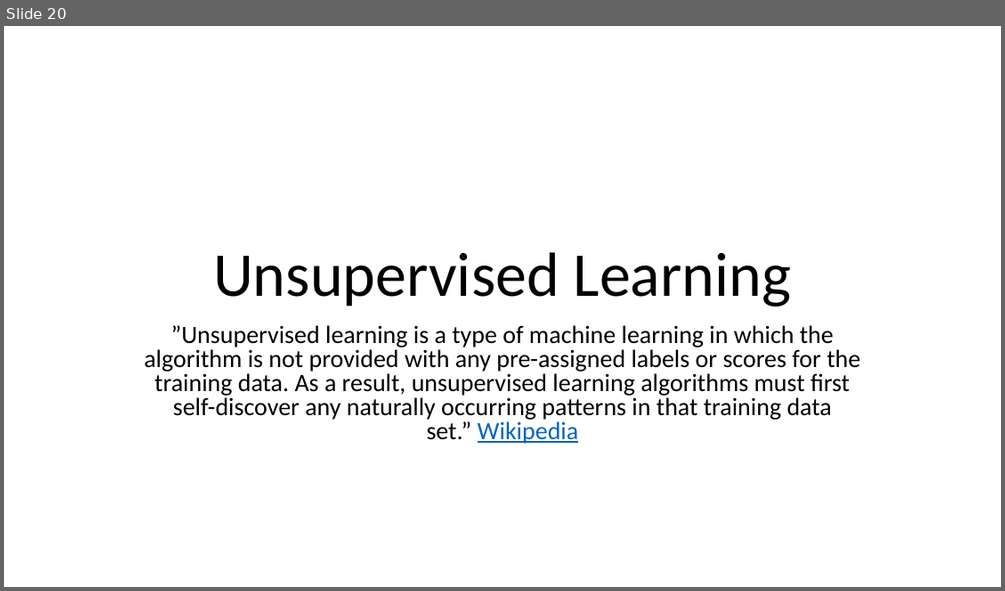
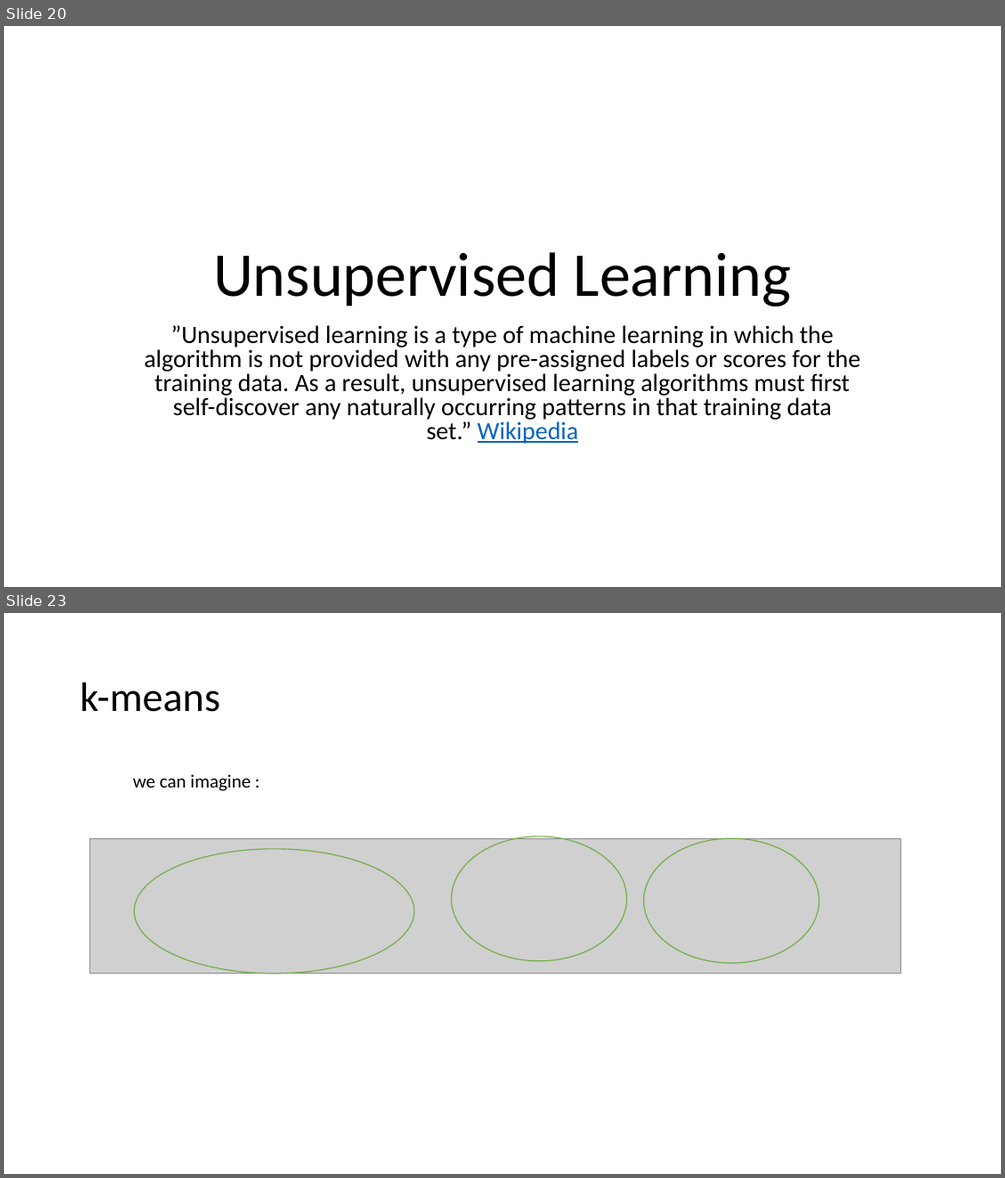
Before and after one commit to alfredofonseca/Python_ML_AFJ_DEMO, a slide deck: afj_ml_demo.pptx. Shown one above the other, each under a label of ours: slide 20 before the commit, slides 20 and 23 after it; the slides between them are not shown. The pictures are 1005x591 and 1005x1178 pixels, drawn with LibreOffice and Linux fonts; fonts in the diff are those of the drawing; grey boxes stand for pictures. Boxes give left, top, right and bottom in pixels: in the first picture for what was removed or moved away, otherwise in the second. Text is boxed around its words. In the diff, an @@ line names an element or a change of style, - is before the commit and + after.

```diff
--- a/afj_ml_demo.pptx
+++ b/afj_ml_demo.pptx
@@ slide 23 added at bbox=[4, 613, 1001, 1174], background #FFFFFF @@
@@ title added at bbox=[80, 682, 220, 712], 39.6 pt, text #000000 @@
+k-means
@@ text added at bbox=[133, 774, 251, 791], 18 pt, text #000000 @@
+we can imagine :
@@ picture added at bbox=[90, 838, 901, 973] @@
@@ ellipse added at bbox=[134, 849, 414, 973], outline #70AD47 1 pt @@
@@ ellipse added at bbox=[451, 836, 627, 962], outline #70AD47 1 pt @@
@@ ellipse added at bbox=[644, 838, 820, 963], outline #70AD47 1 pt @@
```
Also in this commit, not shown: 21 other slides added, 3 slides removed, 4 other files.
